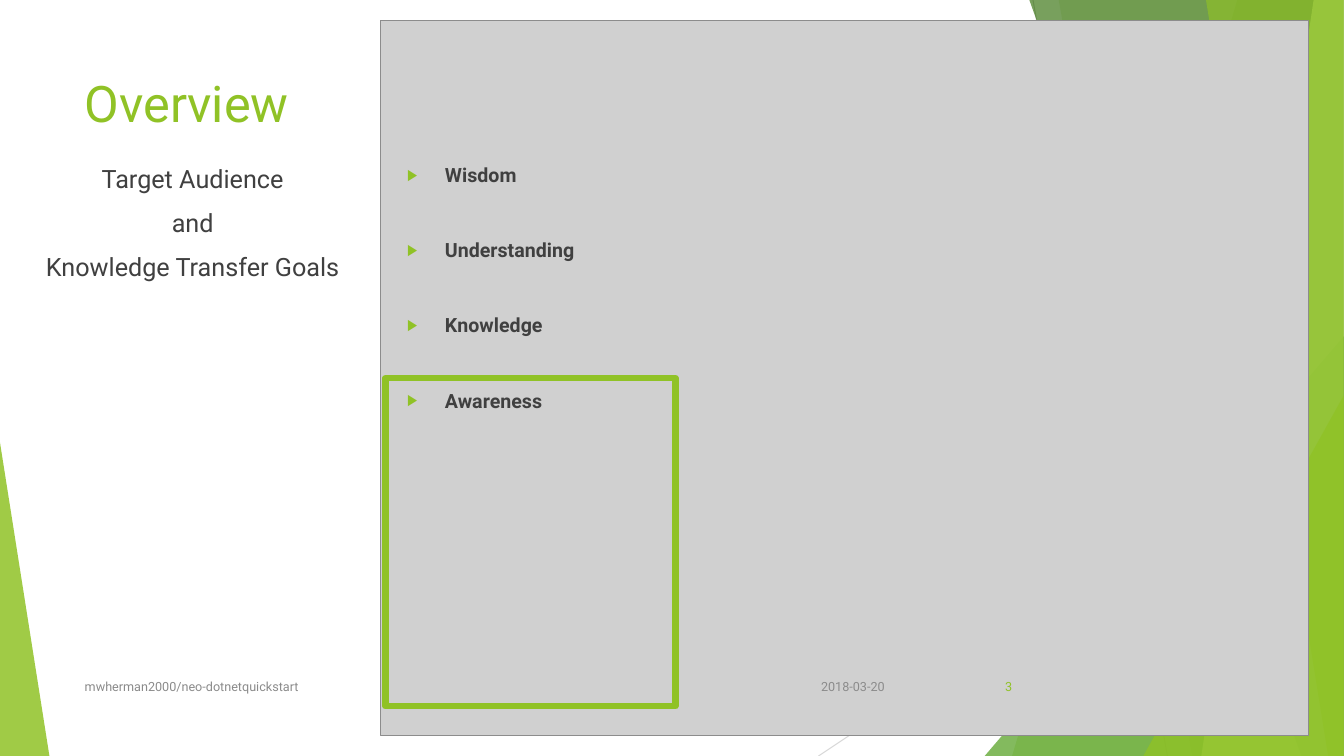
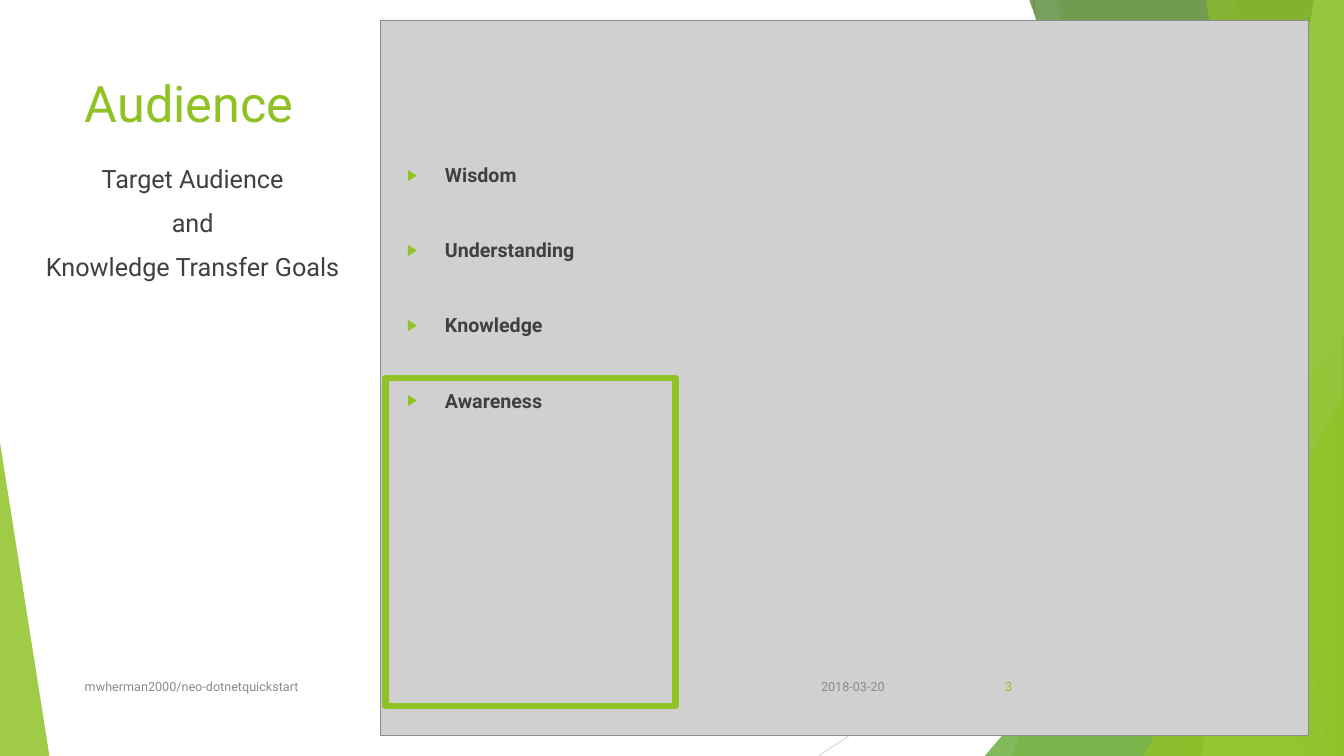
Before and after one commit to mwherman2000/neo-npcc2, a slide deck: slide 3 of Docs/NEO Persistable Classes Platform 2.1 Overview v0.1-Recording.pptx. Drawn at 1344x756 pixels with LibreOffice and Linux fonts; fonts in the diff are those of the drawing; grey boxes stand for pictures. Boxes give left, top, right and bottom in pixels: in the first picture for what was removed or moved away, otherwise in the second. Text is boxed around its words. In the diff, an @@ line names an element or a change of style, - is before the commit and + after.

```diff
--- a/Docs/NEO Persistable Classes Platform 2.1 Overview v0.1-Recording.pptx
+++ b/Docs/NEO Persistable Classes Platform 2.1 Overview v0.1-Recording.pptx
@@ title at (85, 84, 294, 123): text changed @@
-Overview
+Audience
```
Also in this commit, not shown: 4 other slides changed, 2 slides added, 26 other files.
